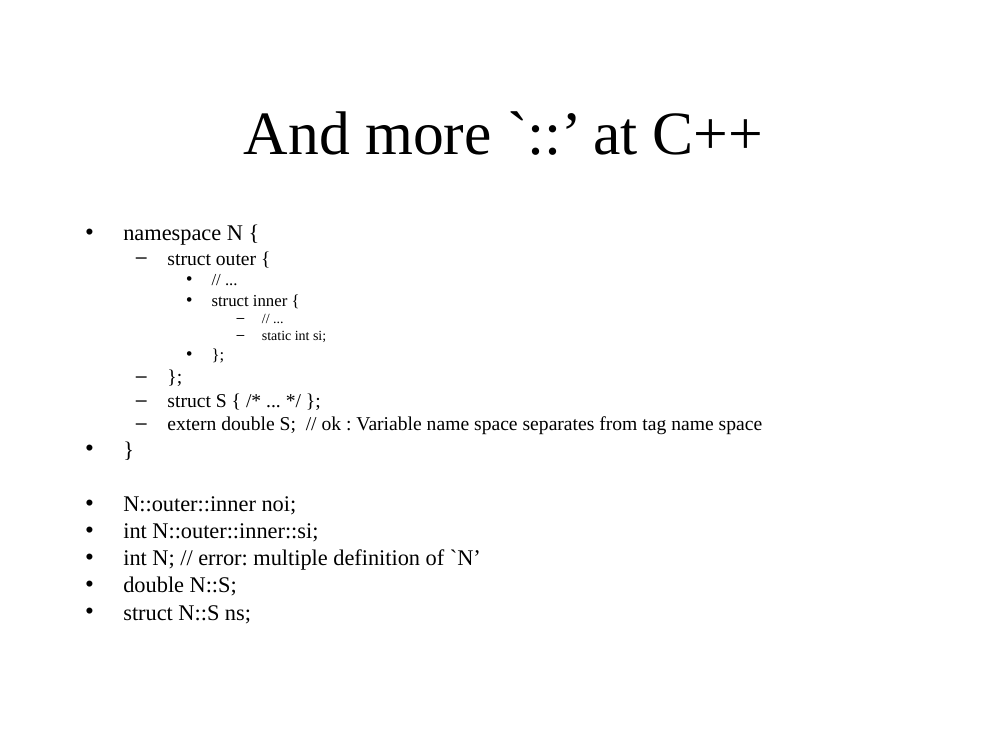
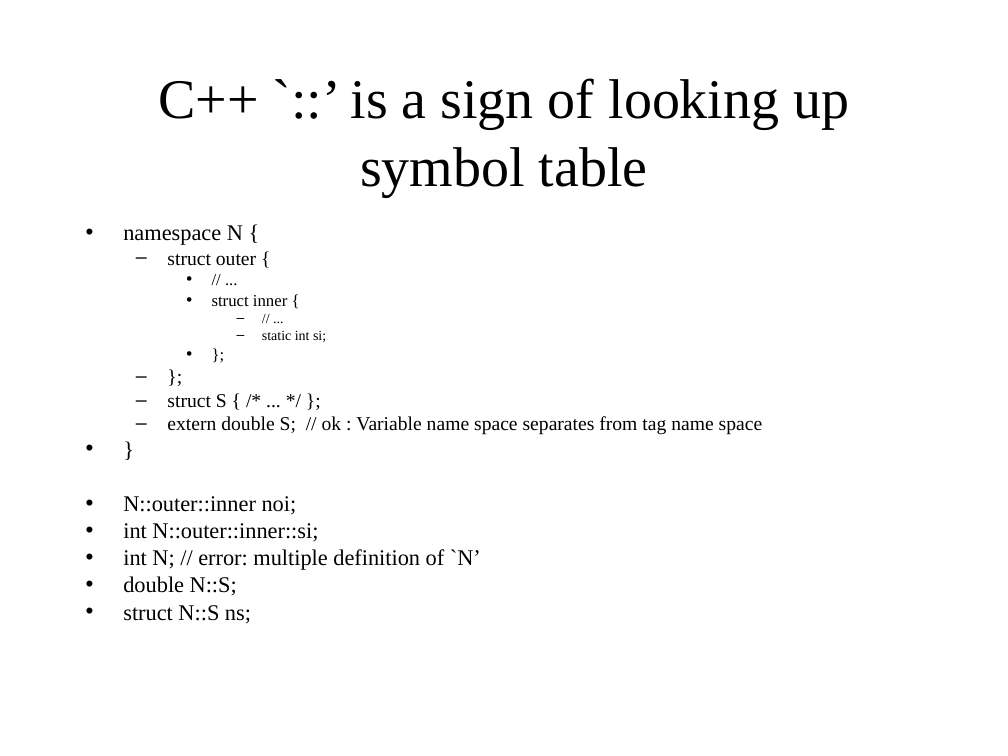
Before and after one commit to KeiHasegawa/cxx_doc, a slide deck: slide 3 of 04_nested_name_e.ppt. Drawn at 1008x756 pixels with LibreOffice and Linux fonts; fonts in the diff are those of the drawing. Boxes give left, top, right and bottom in pixels: in the first picture for what was removed or moved away, otherwise in the second. Text is boxed around its words. In the diff, an @@ line names an element or a change of style, - is before the commit and + after.

```diff
--- a/04_nested_name_e.ppt
+++ b/04_nested_name_e.ppt
@@ title at (x1=158, y1=78, x2=849, y2=196): text changed; size 44 to 40 pt @@
-And more `::’ at C++
+C++ `::’ is a sign of looking up symbol table
```
Also in this commit, not shown: 1 other slide changed, 2 other files.
